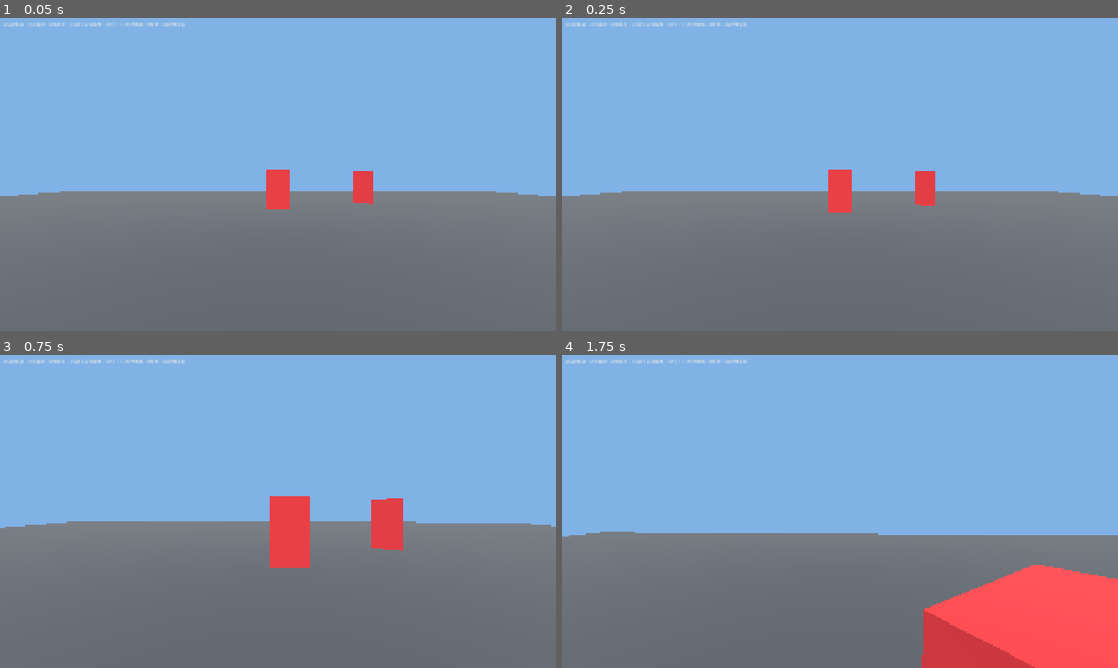
Above: before the commit, frames 1-4 (two rows, left to right).
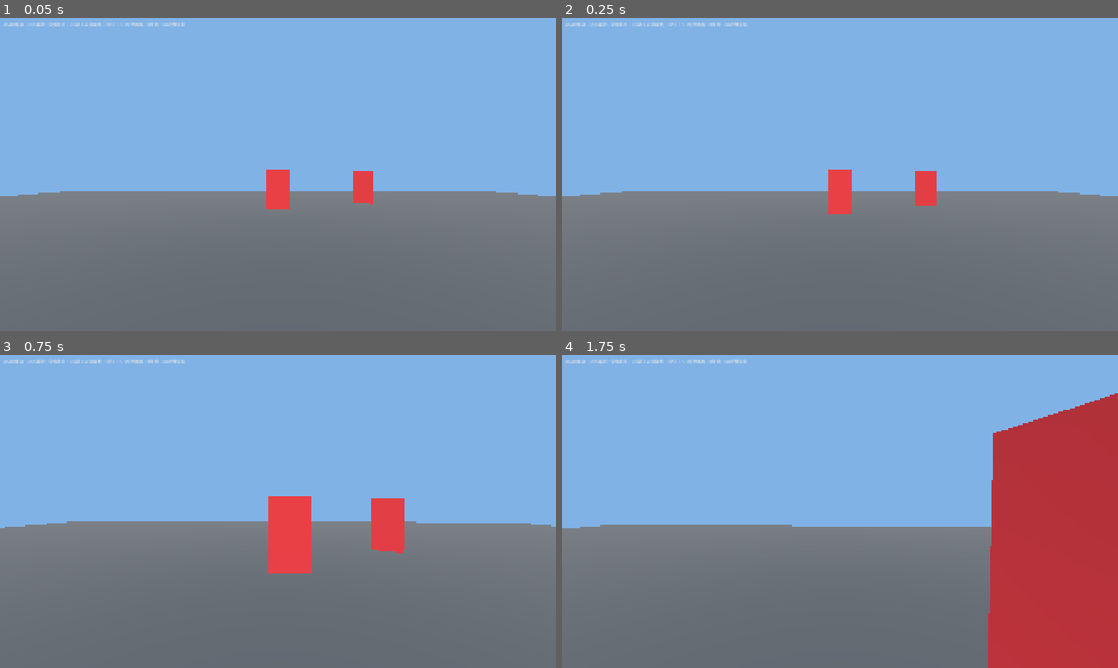
Above: after the commit, the same moments.

Repository: Potatopill98/let-s_go
Game: Godot game, scene res://modules/weapon/tests/weapon_test.tscn
Same seed, same stepped clock (60 frames per second), same inputs: the game is played once before the commit and once after it. This scene is started directly instead of the project's main scene.
Inputs (mouse positions are in pixels of both pictures, inside the frame that each line leads up to):
- Up to frame 1 (0.05 s): no input
- Up to frame 2 (0.25 s): no input
- Up to frame 3 (0.75 s): tap Enter at 0.5 s; move the mouse to (272, 517) at 0.52 s; hold W (move_forward) from 0.53 s (still down); tap E (interact) at 0.6 s; click (272, 517) at 0.67 s
- Up to frame 4 (1.75 s): keep holding W (move_forward); tap Space (jump) at 0.77, 1.52 s; move the mouse to (878, 514) at 1.27 s; tap Q at 1.35 s

Frame 1 is identical in both runs. In frame 2, less than 0.1% of the frame differs, in the area x 47-68%, y 48-63%; in frame 3, 0.3%; in frame 4, 23%, in the area x 0-100%, y 12-100%.

Commit message:
fix: 彻底重写怪物AI，每帧重新查找玩家，加防卡住机制，攻击范围外立刻追击，解决卡住不动问题

Diff:
--- a/modules/monster/base_monster.gd
+++ b/modules/monster/base_monster.gd
@@ -1,19 +1,11 @@
 extends CharacterBody3D
 class_name BaseMonster
 
-enum MonsterState {
-	IDLE,
-	CHASE,
-	ATTACK,
-	HIT_STUN,
-	DEAD
-}
-
 # 怪物基础参数
 @export var move_speed: float = 3.5
-@export var chase_speed: float = 4.5
-@export var detect_range: float = 25.0
-@export var attack_range: float = 2.0
+@export var chase_speed: float = 5.0
+@export var detect_range: float = 30.0
+@export var attack_range: float = 2.2
 @export var attack_damage: float = 8.0
 @export var attack_cooldown: float = 1.2
 @export var max_health: float = 30.0
@@ -25,9 +17,10 @@
 var attack_timer: float = 0.0
 var target_player: Player = null
 var gravity: float = ProjectSettings.get_setting("physics/3d/default_gravity")
-var current_state: MonsterState = MonsterState.IDLE
+var is_dead: bool = false
 var hit_stun_timer: float = 0.0
-var is_dead: bool = false
+var stuck_timer: float = 0.0 # 防卡住计时器
+var last_position: Vector3 = Vector3.ZERO
 
 @onready var mesh_instance: MeshInstance3D = $MeshInstance3D
 
@@ -35,7 +28,7 @@
 	current_health = max_health
 	attack_timer = attack_cooldown
 	add_to_group("monster")
-	change_state(MonsterState.CHASE)
+	last_position = global_position
 
 # 只算水平距离
 func get_horizontal_distance(pos_a: Vector3, pos_b: Vector3) -> float:
@@ -43,11 +36,8 @@
 	var dz: float = pos_a.z - pos_b.z
 	return sqrt(dx*dx + dz*dz)
 
-func change_state(new_state: MonsterState) -> void:
-	current_state = new_state
-
 func _physics_process(delta: float) -> void:
-	if current_state == MonsterState.DEAD:
+	if is_dead:
 		velocity = Vector3.ZERO
 		move_and_slide()
 		return
@@ -59,41 +49,49 @@
 	# 攻击CD递减
 	if attack_timer > 0.0:
 		attack_timer -= delta
-	# 状态逻辑
-	match current_state:
-		MonsterState.HIT_STUN:
-			hit_stun_timer -= delta
-			# 硬直期间只应用击退，不执行任何AI，纯往后退
-			if hit_stun_timer <= 0.0:
-				change_state(MonsterState.CHASE)
-		MonsterState.CHASE:
-			target_player = find_nearest_player()
-			if target_player == null:
-				velocity.x = 0.0
-				velocity.z = 0.0
-			else:
-				var distance: float = get_horizontal_distance(global_position, target_player.global_position)
-				if distance <= attack_range:
-					change_state(MonsterState.ATTACK)
-				else:
-					var move_dir: Vector3 = target_player.global_position - global_position
-					move_dir.y = 0.0
-					move_dir = move_dir.normalized()
-					velocity.x = move_dir.x * chase_speed
-					velocity.z = move_dir.z * chase_speed
-					face_target(target_player.global_position)
-		MonsterState.ATTACK:
-			velocity.x = 0.0
-			velocity.z = 0.0
-			if target_player == null or not is_instance_valid(target_player):
-				change_state(MonsterState.CHASE)
-			else:
-				face_target(target_player.global_position)
-				var distance: float = get_horizontal_distance(global_position, target_player.global_position)
-				if distance > attack_range + 0.5:
-					change_state(MonsterState.CHASE)
-				elif attack_timer <= 0.0:
-					perform_attack()
+	# 受击硬直
+	if hit_stun_timer > 0.0:
+		hit_stun_timer -= delta
+		move_and_slide()
+		return
+	# 每帧重新查找最近玩家，不会因为引用失效卡住
+	target_player = find_nearest_player()
+	if target_player == null:
+		# 找不到玩家时缓慢向前巡逻，不会永久站住
+		velocity.x = 0.0
+		velocity.z = 0.0
+		move_and_slide()
+		return
+	var distance: float = get_horizontal_distance(global_position, target_player.global_position)
+	# 防卡住检测：如果速度不为0但位置没变化，强制重置
+	if velocity.length() > 0.5:
+		var moved_dist: float = get_horizontal_distance(global_position, last_position)
+		if moved_dist < 0.01:
+			stuck_timer += delta
+			if stuck_timer > 0.5:
+				# 卡住超过0.5秒，随机跳一下并重新计算方向
+				velocity.y = 3.0
+				stuck_timer = 0.0
+		else:
+			stuck_timer = 0.0
+	last_position = global_position
+	# 状态判断：攻击范围内停下攻击，范围外追击
+	if distance <= attack_range:
+		# 攻击范围内
+		velocity.x = 0.0
+		velocity.z = 0.0
+		face_target(target_player.global_position)
+		if attack_timer <= 0.0:
+			perform_attack()
+	else:
+		# 追击玩家，直接设置速度，不会被其他逻辑覆盖
+		var move_dir: Vector3 = target_player.global_position - global_position
+		move_dir.y = 0.0
+		if move_dir.length_squared() > 0.001:
+			move_dir = move_dir.normalized()
+			velocity.x = move_dir.x * chase_speed
+			velocity.z = move_dir.z * chase_speed
+		face_target(target_player.global_position)
 	move_and_slide()
 
 func find_nearest_player() -> Player:
@@ -128,23 +126,20 @@
 	target_player.take_damage(attack_damage, knockback)
 
 func take_damage(amount: float, knockback: Vector3 = Vector3.ZERO) -> void:
-	if current_state == MonsterState.DEAD:
+	if is_dead:
 		return
 	current_health -= amount
-	# 直接设置击退速度，不叠加，避免和现有速度抵消
+	# 直接设置击退速度，不叠加
 	var knockback_force: float = knockback.length() * (1.0 - knockback_resistance)
 	var knockback_dir: Vector3 = knockback.normalized()
 	velocity.x = knockback_dir.x * knockback_force
 	velocity.z = knockback_dir.z * knockback_force
-	# 进入受击硬直，纯往后退，不会立刻往前追
-	change_state(MonsterState.HIT_STUN)
 	hit_stun_timer = hit_stun_duration
 	if current_health <= 0.0:
 		die()
 
 func die() -> void:
 	is_dead = true
-	change_state(MonsterState.DEAD)
 	mesh_instance.scale = Vector3(1.2, 0.1, 1.2)
 	var remove_timer: Timer = Timer.new()
 	remove_timer.wait_time = 2.0
